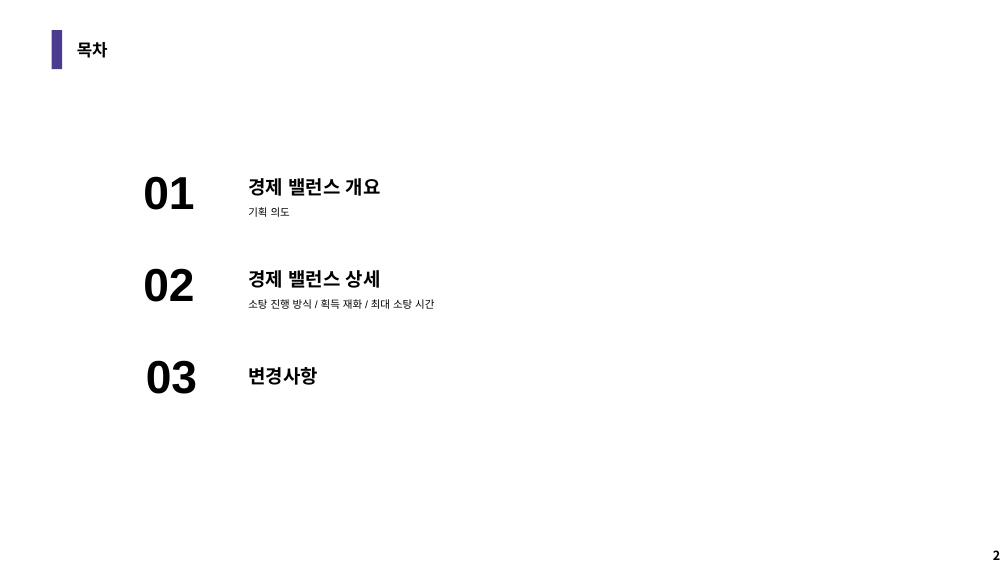
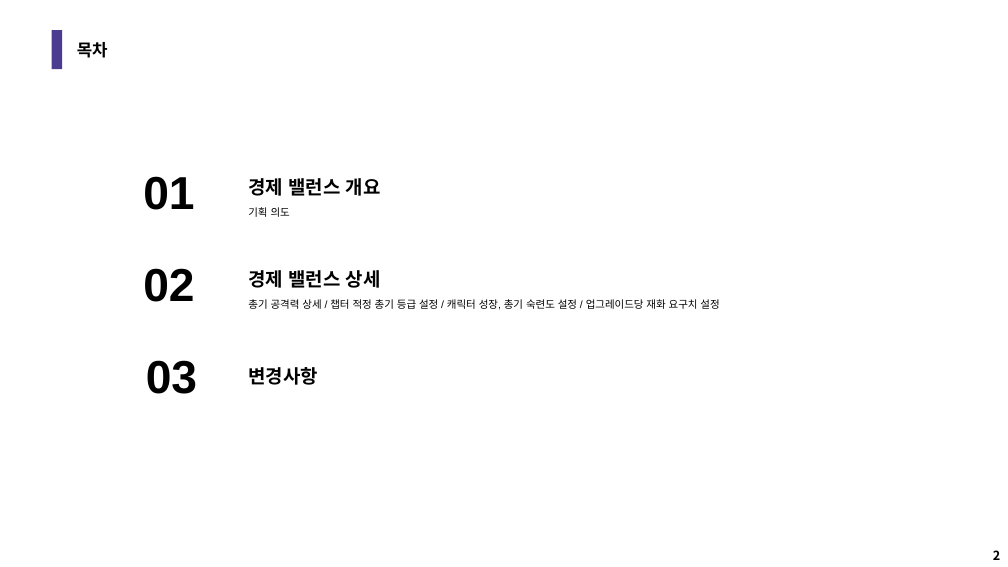
Before and after one commit to LuBly/Team_Pearl, a slide deck: slide 2 of GameDesign/팀펄_경제밸런스기획.pptx. Drawn at 1008x567 pixels with LibreOffice and Linux fonts; fonts in the diff are those of the drawing. Boxes give left, top, right and bottom in pixels: in the first picture for what was removed or moved away, otherwise in the second. Text is boxed around its words. In the diff, an @@ line names an element or a change of style, - is before the commit and + after.

```diff
--- a/GameDesign/팀펄_경제밸런스기획.pptx
+++ b/GameDesign/팀펄_경제밸런스기획.pptx
@@ text at (x1=248, y1=299, x2=719, y2=310): text changed @@
-소탕 진행 방식 / 획득 재화 / 최대 소탕 시간
+총기 공격력 상세 / 챕터 적정 총기 등급 설정 / 캐릭터 성장, 총기 숙련도 설정 / 업그레이드당 재화 요구치 설정
```
